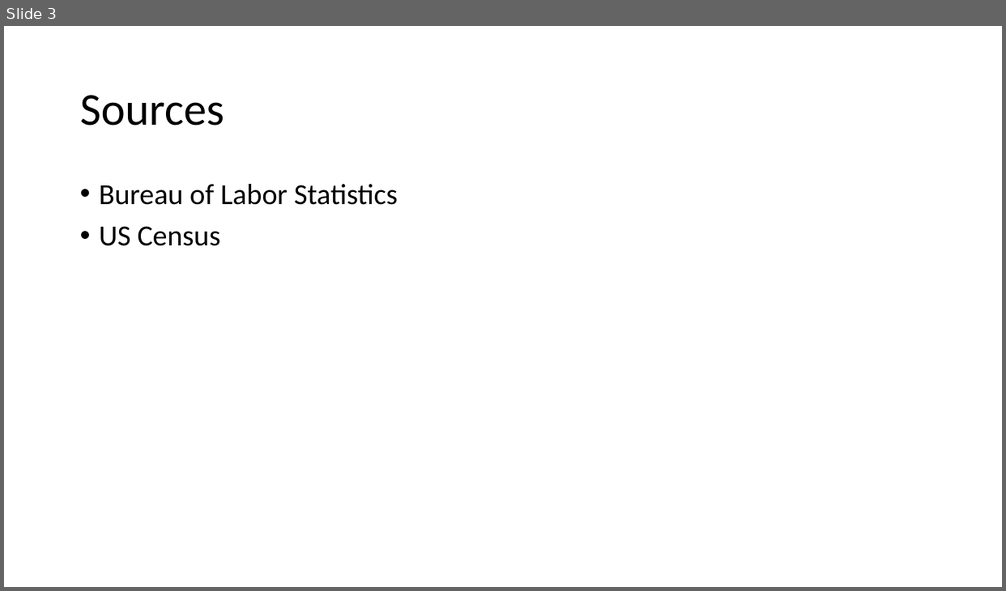
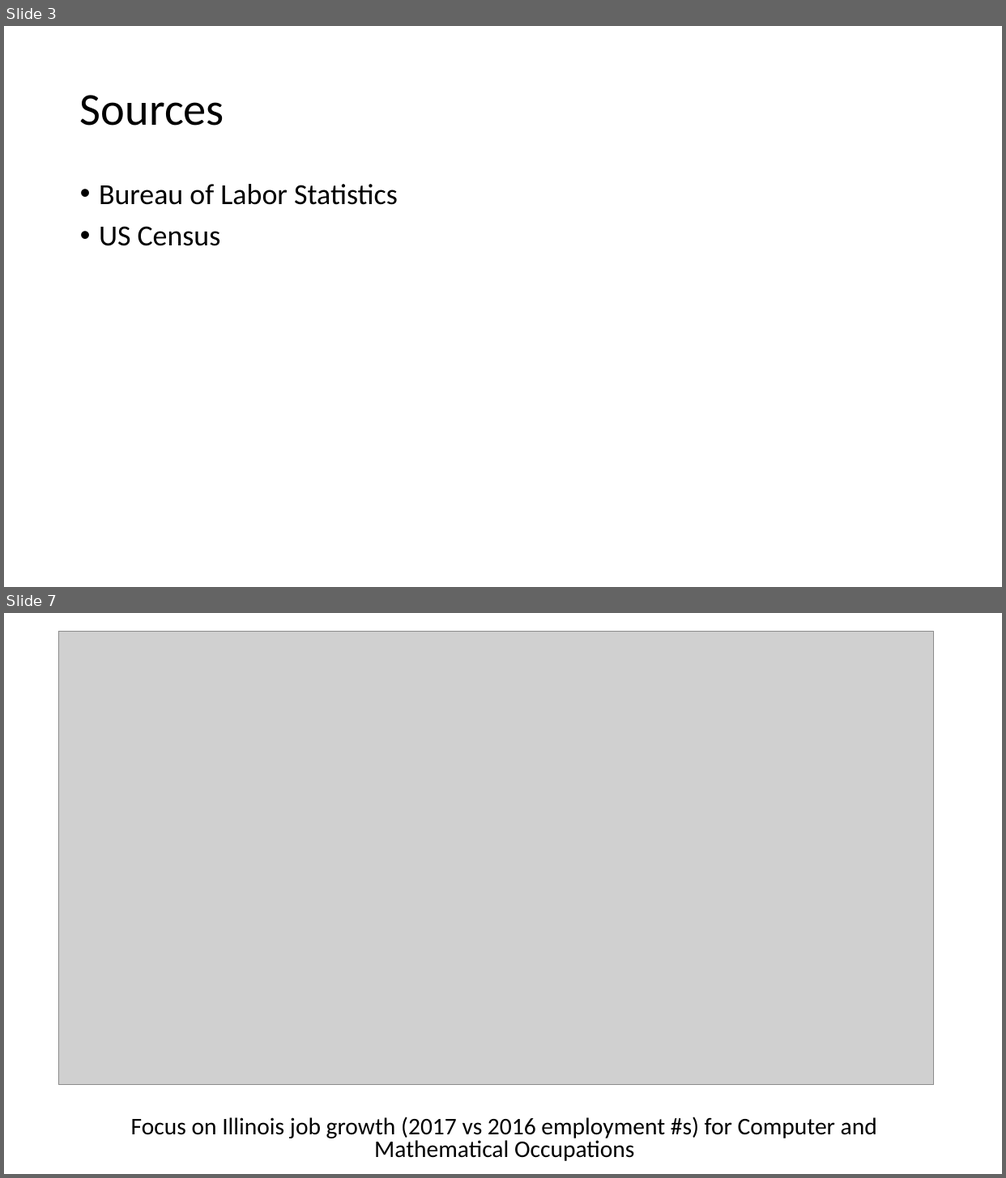
Before and after one commit to WCW789/Project1, a slide deck: Group_7_Presentation.pptx. Shown one above the other, each under a label of ours: slide 3 before the commit, slides 3 and 7 after it; the slides between them are not shown. The pictures are 1006x591 and 1006x1178 pixels, drawn with LibreOffice and Linux fonts; fonts in the diff are those of the drawing; grey boxes stand for pictures. Boxes give left, top, right and bottom in pixels: in the first picture for what was removed or moved away, otherwise in the second. Text is boxed around its words. In the diff, an @@ line names an element or a change of style, - is before the commit and + after.

```diff
--- a/Group_7_Presentation.pptx
+++ b/Group_7_Presentation.pptx
@@ slide 7 added at [4,613,1002,1174], background #FFFFFF @@
@@ picture added at [58,632,934,1085] @@
@@ text added at [131,1117,877,1161], 23 pt, text #000000 @@
+Focus on Illinois job growth (2017 vs 2016 employment #s) for Computer and Mathematical Occupations
```
Also in this commit, not shown: 3 other slides added, 4 slides removed.
